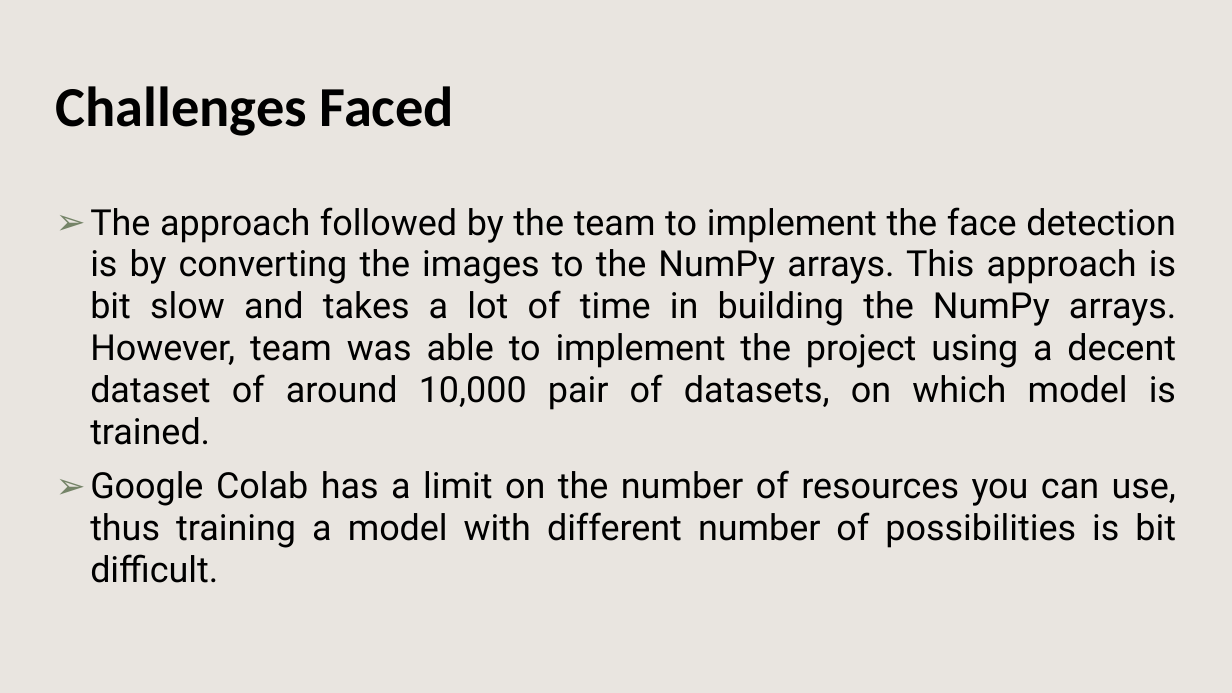
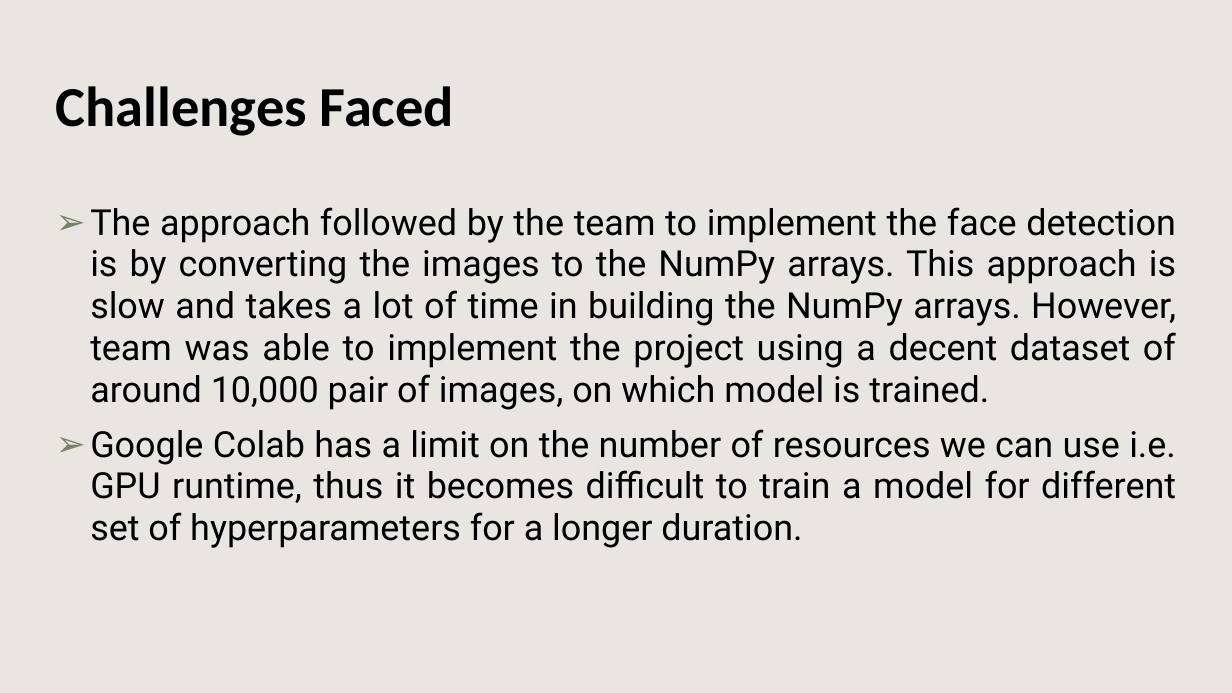
Before and after one commit to sanyam01/Enel645_FaceDetection_SiameseModel, a slide deck: slide 11 of Final_Presentation_group03.pptx. Drawn at 1232x693 pixels with LibreOffice and Linux fonts; fonts in the diff are those of the drawing; background and template pictures are left out. Boxes give left, top, right and bottom in pixels: in the first picture for what was removed or moved away, otherwise in the second. Text is boxed around its words. In the diff, an @@ line names an element or a change of style, - is before the commit and + after.

```diff
--- a/Final_Presentation_group03.pptx
+++ b/Final_Presentation_group03.pptx
@@ text at box(90, 207, 1176, 548): text changed @@
-➢ The approach followed by the team to implement the face detection is by converting the images to the NumPy arrays. This approach is bit slow and takes a lot of time in building the NumPy arrays. However, team was able to implement the project using a decent dataset of around 10,000 pair of datasets, on which model is trained.
-➢ Google Colab has a limit on the number of resources you can use, thus training a model with different number of possibilities is bit difficult.
+➢ The approach followed by the team to implement the face detection is by converting the images to the NumPy arrays. This approach is slow and takes a lot of time in building the NumPy arrays. However, team was able to implement the project using a decent dataset of around 10,000 pair of images, on which model is trained.
+➢ Google Colab has a limit on the number of resources we can use i.e. GPU runtime, thus it becomes difficult to train a model for different set of hyperparameters for a longer duration.
```
Also in this commit, not shown: 4 other slides changed, 2 other files.
